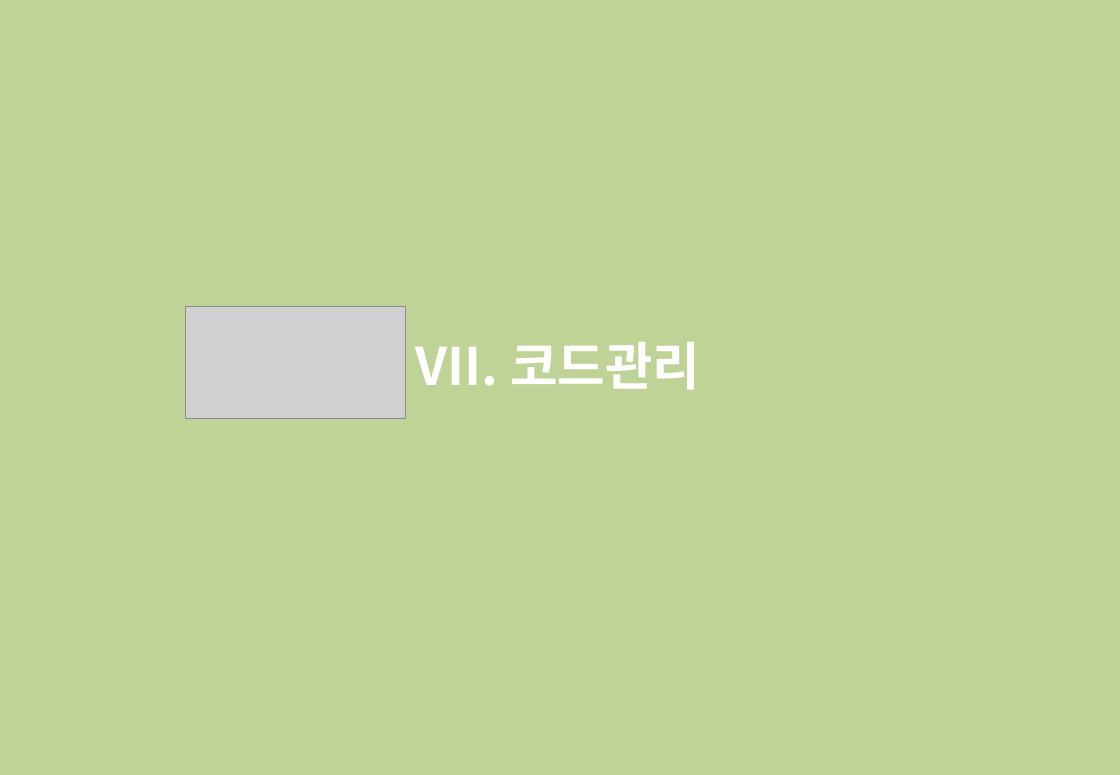
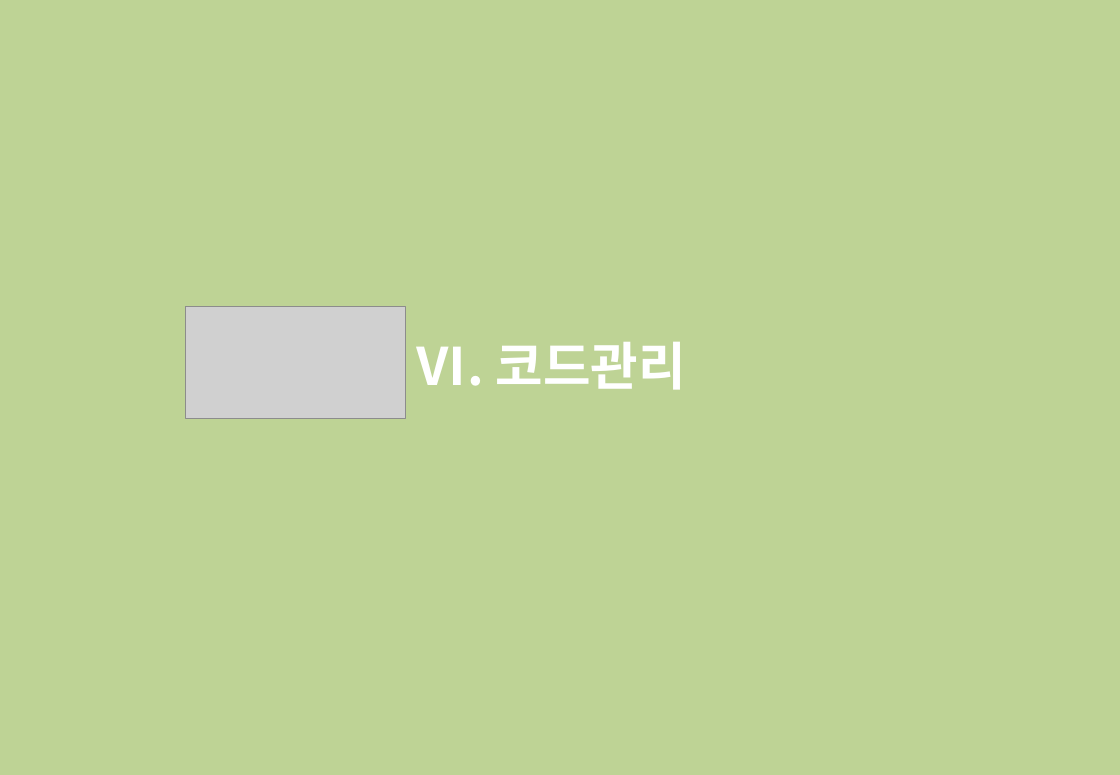
Before and after one commit to zooxop/ailiss_manual, a slide deck: slide 35 of manual/앨리스_매뉴얼_작업중.pptx (slide 47 before the commit). Drawn at 1120x775 pixels with LibreOffice and Linux fonts; fonts in the diff are those of the drawing; grey boxes stand for pictures; background and template pictures are left out; a plain dark background stands for a picture behind light text. Boxes give left, top, right and bottom in pixels: in the first picture for what was removed or moved away, otherwise in the second. Text is boxed around its words. In the diff, an @@ line names an element or a change of style, - is before the commit and + after.

```diff
--- a/manual/앨리스_매뉴얼_작업중.pptx
+++ b/manual/앨리스_매뉴얼_작업중.pptx
@@ text at bbox=[416, 342, 686, 390]: text changed @@
-VII. 코드관리
+Ⅵ. 코드관리
```
Also in this commit, not shown: 2 slides added, 1 other file.
